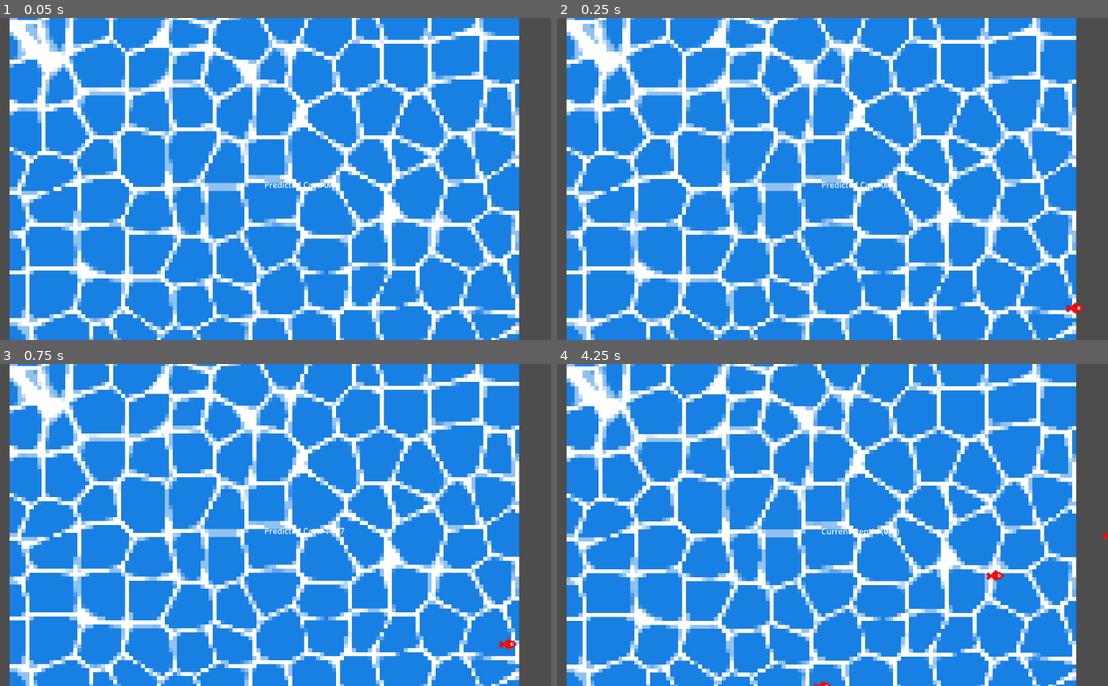
Above: before the commit, frames 1-4 (two rows, left to right).
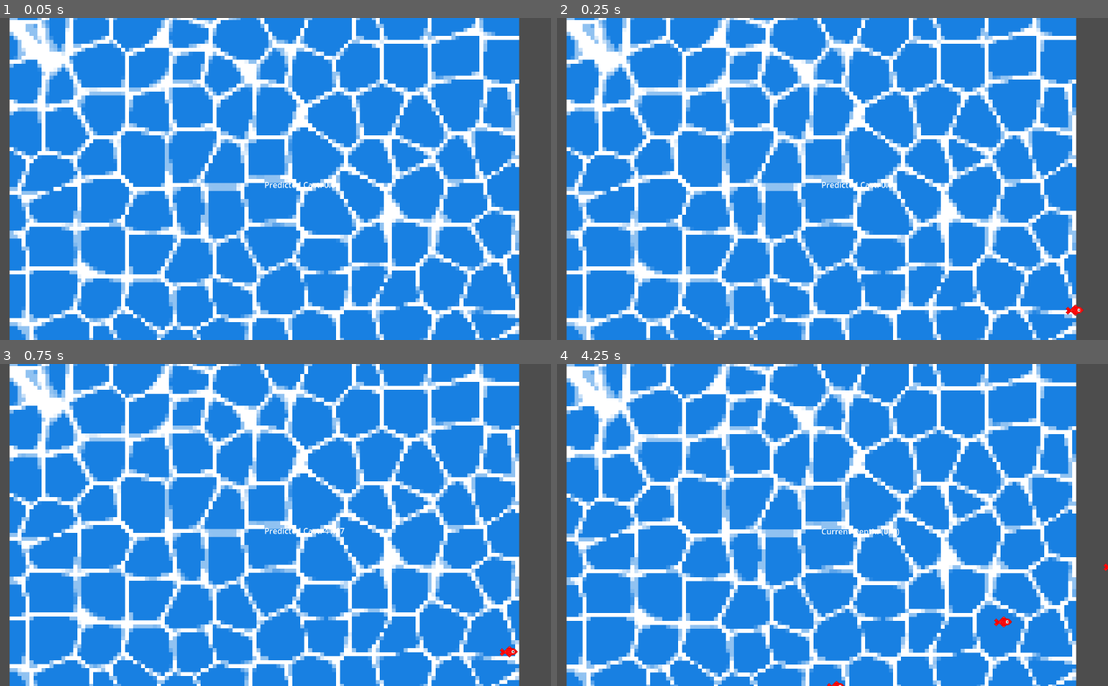
Above: after the commit, the same moments.

Repository: manspider-thatdev/fishing-game
Game: Godot game, scene res://scenes/main.tscn
Same seed, same stepped clock (60 frames per second), same inputs: the game is played once before the commit and once after it.
Inputs:
- Up to frame 1 (0.05 s): no input
- Up to frame 2 (0.25 s): no input
- Up to frame 3 (0.75 s): hold D (right) from 0.53 s (still down); hold Space (space) from 0.53 s (still down)
- Up to frame 4 (4.25 s): release D (right) at 1.28 s; release Space (space) at 1.28 s; hold S (down) 1.28-2.03 s; tap Space (space) at 1.35, 2.85 s; hold D (right) 2.03-2.78 s; hold Space (space) 2.03-2.78 s; hold W (up) 2.78-3.53 s; hold A (left) from 3.53 s (still down); hold Space (space) from 3.53 s (still down)

Frame 1 is identical in both runs. In frame 2, less than 0.1% of the frame differs, in the area x 92-96%, y 88-93%; in frame 3, 0.1%; in frame 4, 0.2%, in the area x 46-100%, y 52-100%.

Commit message:
Improved fish ai

Diff:
--- a/scenes/fish.tscn
+++ b/scenes/fish.tscn
@@ -10,6 +10,7 @@
 collision_layer = 8
 collision_mask = 7
 script = ExtResource("1_i6n2h")
+is_immortal = true
 
 [node name="Sprite2D" type="Sprite2D" parent="."]
 texture = ExtResource("1_lonme")
--- a/scripts/bobber.gd
+++ b/scripts/bobber.gd
@@ -97,7 +97,7 @@
 	else:
 		var near_fish: Array[Area2D] = near_bobber.get_overlapping_areas()
 		for fish: Area2D in far_bobber.get_overlapping_areas():
-			fish._on_bobber_move(near_fish.has(fish))
+			fish._on_bobber_move(self, near_fish.has(fish))
 
 	label.text = "Current Depth: " + str(position.snapped(Vector2.ONE * 0.01))
 
@@ -121,4 +121,4 @@
 	if velocity != Vector2.ZERO:
 		if state == State.REELING:
 			for fish: Area2D in far_bobber.get_overlapping_areas():
-				fish._on_bobber_move(true)
+				fish._on_bobber_move(self, true)
--- a/scripts/fish.gd
+++ b/scripts/fish.gd
@@ -8,6 +8,9 @@
 @onready var flee_timer: Timer = $Timers/Fleeing
 @onready var move_target: Node2D = $TargetPos # typed as Node2D to allow swapping for bobber later
 @onready var sprite: Sprite2D = $Sprite2D
+var target_position:
+	get():
+		return move_target.position
 
 enum FishStates {ROAM, SEEK, HOOK, FLEE}
 var fish_state: FishStates = FishStates.ROAM
@@ -22,6 +25,7 @@
 func _ready() -> void:
 	new_target()
 
+
 # Sets the values of the fish instance. Will probably need more parameters when fish gets more complicated.
 func set_values(new_immortal: bool, new_lifespan: float, new_time_until_move: float, new_move_speed: float, new_position: Vector2, new_texture: Texture2D):
 	is_immortal = new_immortal
@@ -31,47 +35,48 @@
 	position = new_position
 	sprite.set_texture(new_texture)
 
+
 # Sets the values of the fish instance and starts its timers.
 func set_initial_values(new_immortal: bool, new_lifespan: float, new_time_until_move: float, new_move_speed: float, new_position: Vector2, new_texture: Texture2D):
-	set_values(new_immortal, new_immortal, new_time_until_move, new_move_speed, new_position, new_texture)
+	set_values(new_immortal, new_lifespan, new_time_until_move, new_move_speed, new_position, new_texture)
 
 	move_timer.start(time_until_move)
 	if !is_immortal:
 		life_timer.start(new_lifespan)
 
+
 # Called every frame. 'delta' is the elapsed time since the previous frame.
 func _process(delta: float) -> void:
-	if life_timer.time_left == 0:
+	if life_timer.time_left == 0 and !is_immortal:
 		if fish_state != FishStates.SEEK && fish_state != FishStates.HOOK:
 			queue_free()
 
+
 func set_target(pos: Vector2) -> void:
 	move_target.position = pos
+
 
 func new_target() -> void:
 	var direction := Vector2(rng.randf_range(-1, 1), rng.randf_range(-1, 1))
 	var potential := time_until_move * move_speed
 	var magnitude := rng.randf_range(0, potential) # adds variety by not always going max-distance
-	var tPos := direction * magnitude
+	var t_pos := direction * magnitude
 	# Out-of-bounds Checking/Handling
-	tPos.x *= -1 if (tPos.x < 0) else 1
-	tPos.y *= -1 if (tPos.y < 0) else 1
-	tPos.x = clampf(tPos.x, 0, screensize.x)
-	tPos.y = clampf(tPos.y, 0, screensize.y)
-	set_target(tPos)
+	t_pos = t_pos.clamp(Vector2.ZERO, screensize)
+	move_target.position = t_pos
+
 
 func _physics_process(delta: float) -> void:
 	match fish_state:
 		FishStates.HOOK: # Presumably do nothing while QTEs go off
 			pass
 		FishStates.ROAM:
-			var speed := delta * move_speed
-			position.x = move_toward(position.x, move_target.position.x, speed)
-			position.y = move_toward(position.y, move_target.position.y, speed)
+			position = position.move_toward(target_position, move_speed * delta)
 		FishStates.SEEK: # Pursuing the bobber actively
-			pass
+			position = position.move_toward(target_position, move_speed * delta)
 		FishStates.FLEE: # When startled, possibly tied to a signal from the bobber?
-			pass
+			position = position.move_toward(target_position, -move_speed * delta)
+
 
 func _on_lifespan_timeout() -> void:
 	if is_immortal:
@@ -79,19 +84,25 @@
 	elif fish_state != FishStates.SEEK && fish_state != FishStates.HOOK:
 		queue_free()
 
+
 func _on_move_timeout() -> void:
 	new_target()
 	print("Fish wants to move to:")
 	print(move_target.position)
 
+
 func _on_fleeing_timeout() -> void:
 	new_target()
 	fish_state = FishStates.ROAM
 
+
 # Future Signals Probably
 func _on_catch() -> void: # When entering nearest bobber range and biting
 	fish_state = FishStates.HOOK
-func _on_bobber_move(isScared: bool) -> void: # Check for Interest or Startle
+
+
+func _on_bobber_move(bobber: Node2D, isScared: bool) -> void: # Check for Interest or Startle
+	move_target = bobber
 	if !isScared:
 		fish_state = FishStates.SEEK
 	elif isScared:
